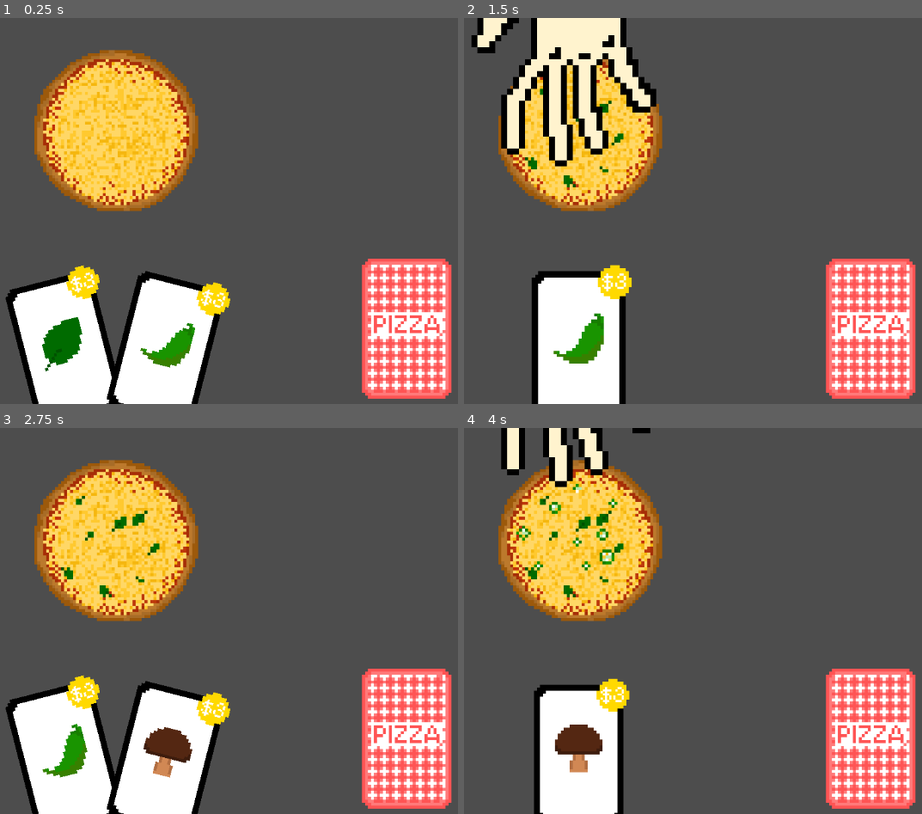
Above: before the commit, frames 1-4 (two rows, left to right).
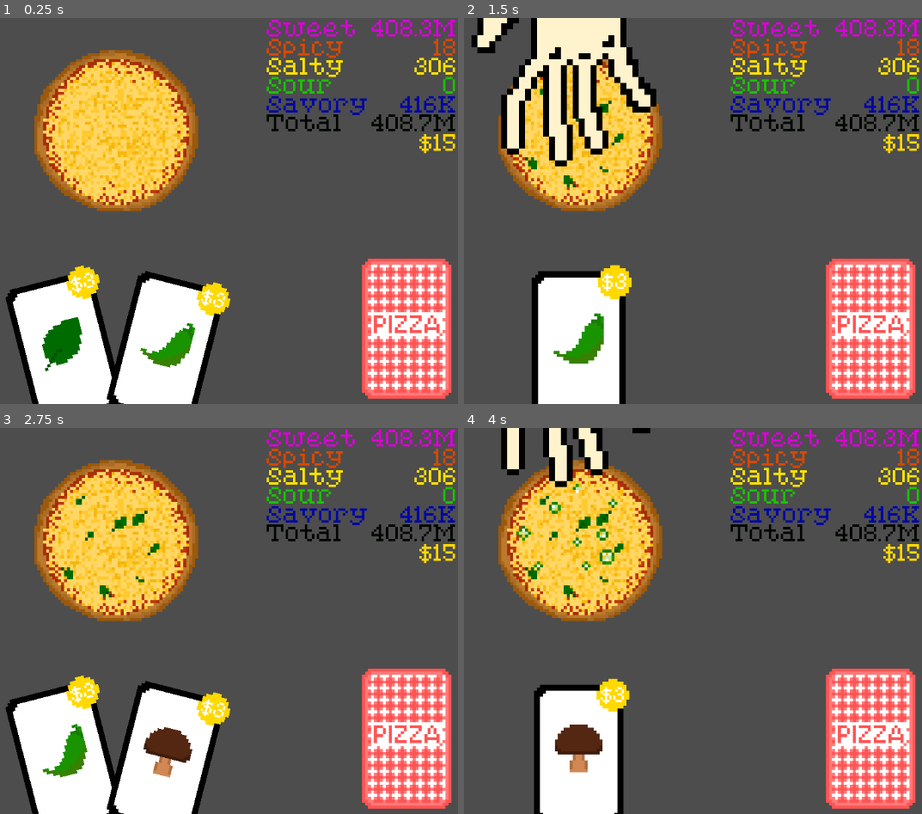
Above: after the commit, the same moments.

Repository: bstrong5923/Pizzatro
Game: Godot game, scene res://Scenes/Game.tscn
Two runs of this game, one before a commit and one after it. Both use one fixed random seed, a clock stepped at 60 frames per second and the inputs below.
Inputs (mouse positions are in pixels of both pictures, inside the frame that each line leads up to):
- Up to frame 1 (0.25 s): no input
- Up to frame 2 (1.5 s): tap Enter at 0.5 s; move the mouse to (528, 346) at 0.52 s; click (528, 346) at 0.67 s; move the mouse to (578, 342) at 1.27 s; click (578, 342) at 1.42 s
- Up to frame 3 (2.75 s): move the mouse to (403, 736) at 2.02 s; click (403, 736) at 2.17 s
- Up to frame 4 (4 s): tap Space at 2.75 s; move the mouse to (546, 698) at 2.77 s; click (546, 698) at 2.92 s; move the mouse to (784, 678) at 3.52 s; click (784, 678) at 3.67 s

The runs differ from the first frame. In frame 1, 3.2% of the frame differs, in the area x 58-100%, y 0-36%; in frame 2, 3.2%; in frame 3, 3.2%; in frame 4, 3.2%.
Error after the commit: Parse Error: Unexpected identifier "print" in class body. (res://Scenes/points.gd:3)

Commit message:
working on points display in top right

Diff:
--- a/Scenes/Game.tscn
+++ b/Scenes/Game.tscn
@@ -1,11 +1,12 @@
-[gd_scene load_steps=8 format=3 uid="uid://b1wv8w4eqxgld"]
+[gd_scene load_steps=9 format=3 uid="uid://b1wv8w4eqxgld"]
 
-[ext_resource type="Script" path="res://Scenes/game.gd" id="1_7lihs"]
+[ext_resource type="Script" uid="uid://00wkttosnbi6" path="res://Scenes/game.gd" id="1_7lihs"]
 [ext_resource type="PackedScene" uid="uid://47vmngv3hwa4" path="res://Scenes/pie.tscn" id="1_gl6un"]
 [ext_resource type="PackedScene" uid="uid://c1haclruh7ag6" path="res://Scenes/minis.tscn" id="3_j5yw3"]
-[ext_resource type="PackedScene" path="res://Scenes/hand_animation.tscn" id="4_kldst"]
-[ext_resource type="PackedScene" path="res://Scenes/deck.tscn" id="5_7lihs"]
+[ext_resource type="PackedScene" uid="uid://cytuknnllyne4" path="res://Scenes/hand_animation.tscn" id="4_kldst"]
+[ext_resource type="PackedScene" uid="uid://cu3awgnfcjhbe" path="res://Scenes/deck.tscn" id="5_7lihs"]
 [ext_resource type="Script" uid="uid://c83sk57qf2yam" path="res://Scenes/card_timer.gd" id="5_b2bpf"]
+[ext_resource type="PackedScene" uid="uid://cq38bliobtet3" path="res://Scenes/money_and_points.tscn" id="7_fgofq"]
 
 [sub_resource type="RectangleShape2D" id="RectangleShape2D_7lihs"]
 size = Vector2(29, 47)
@@ -42,4 +43,8 @@
 position = Vector2(-0.5, -0.5)
 shape = SubResource("RectangleShape2D_7lihs")
 
+[node name="Labels" parent="." instance=ExtResource("7_fgofq")]
+position = Vector2(115.2, -64.799995)
+scale = Vector2(0.2, 0.2)
+
 [connection signal="input_event" from="deck/Area2D" to="deck" method="_on_area_2d_input_event"]
--- /dev/null
+++ b/Scenes/money_and_points.tscn
@@ -0,0 +1,163 @@
+[gd_scene load_steps=3 format=3 uid="uid://cq38bliobtet3"]
+
+[ext_resource type="FontFile" uid="uid://drry22lxnkvtr" path="res://Assets/fonts/pixelated_elegance.ttf" id="1_534sb"]
+[ext_resource type="Script" uid="uid://bt1xfxd2qw5ok" path="res://Scenes/points.gd" id="2_27lq0"]
+
+[node name="Labels" type="Node2D"]
+
+[node name="Money" type="Label" parent="."]
+offset_left = -112.0
+offset_top = 196.0
+offset_bottom = 229.0
+theme_override_colors/font_color = Color(1, 0.8509804, 0, 1)
+theme_override_fonts/font = ExtResource("1_534sb")
+theme_override_font_sizes/font_size = 36
+text = "$15"
+horizontal_alignment = 2
+
+[node name="Points" type="Node2D" parent="."]
+script = ExtResource("2_27lq0")
+
+[node name="Sweet" type="Node2D" parent="Points"]
+position = Vector2(0, -32)
+
+[node name="Label" type="Label" parent="Points/Sweet"]
+offset_left = -320.0
+offset_top = 36.0
+offset_right = -168.0
+offset_bottom = 69.0
+theme_override_colors/font_color = Color(0.8509804, 0, 0.8509804, 1)
+theme_override_fonts/font = ExtResource("1_534sb")
+theme_override_font_sizes/font_size = 36
+text = "Sweet"
+metadata/_edit_use_anchors_ = true
+
+[node name="Count" type="Label" parent="Points/Sweet"]
+offset_left = -144.0
+offset_top = 36.0
+offset_bottom = 69.0
+theme_override_colors/font_color = Color(0.8509804, 0, 0.8509804, 1)
+theme_override_fonts/font = ExtResource("1_534sb")
+theme_override_font_sizes/font_size = 36
+text = "408.3M"
+horizontal_alignment = 2
+
+[node name="Spicy" type="Node2D" parent="Points"]
+position = Vector2(0, -32)
+
+[node name="Label" type="Label" parent="Points/Spicy"]
+offset_left = -320.0
+offset_top = 68.0
+offset_right = -168.0
+offset_bottom = 101.0
+theme_override_colors/font_color = Color(0.8509804, 0.28235295, 0, 1)
+theme_override_fonts/font = ExtResource("1_534sb")
+theme_override_font_sizes/font_size = 36
+text = "Spicy"
+metadata/_edit_use_anchors_ = true
+
+[node name="Count" type="Label" parent="Points/Spicy"]
+offset_left = -144.0
+offset_top = 68.0
+offset_bottom = 101.0
+theme_override_colors/font_color = Color(0.8509804, 0.28235295, 0, 1)
+theme_override_fonts/font = ExtResource("1_534sb")
+theme_override_font_sizes/font_size = 36
+text = "18"
+horizontal_alignment = 2
+
+[node name="Salty" type="Node2D" parent="Points"]
+position = Vector2(0, -32)
+
+[node name="Label" type="Label" parent="Points/Salty"]
+offset_left = -320.0
+offset_top = 100.0
+offset_right = -168.0
+offset_bottom = 133.0
+theme_override_colors/font_color = Color(0.98039216, 0.88235295, 0, 1)
+theme_override_fonts/font = ExtResource("1_534sb")
+theme_override_font_sizes/font_size = 36
+text = "Salty"
+metadata/_edit_use_anchors_ = true
+
+[node name="Count" type="Label" parent="Points/Salty"]
+offset_left = -144.0
+offset_top = 100.0
+offset_bottom = 133.0
+theme_override_colors/font_color = Color(0.98039216, 0.88235295, 0, 1)
+theme_override_fonts/font = ExtResource("1_534sb")
+theme_override_font_sizes/font_size = 36
+text = "306"
+horizontal_alignment = 2
+
+[node name="Sour" type="Node2D" parent="Points"]
+position = Vector2(0, -32)
+
+[node name="Label" type="Label" parent="Points/Sour"]
+offset_left = -320.0
+offset_top = 132.0
+offset_right = -168.0
+offset_bottom = 165.0
+theme_override_colors/font_color = Color(0.101960786, 0.7607843, 0, 1)
+theme_override_fonts/font = ExtResource("1_534sb")
+theme_override_font_sizes/font_size = 36
+text = "Sour"
+metadata/_edit_use_anchors_ = true
+
+[node name="Count" type="Label" parent="Points/Sour"]
+offset_left = -144.0
+offset_top = 132.0
+offset_bottom = 165.0
+theme_override_colors/font_color = Color(0.101960786, 0.7607843, 0, 1)
+theme_override_fonts/font = ExtResource("1_534sb")
+theme_override_font_sizes/font_size = 36
+text = "0"
+horizontal_alignment = 2
+
+[node name="Savory" type="Node2D" parent="Points"]
+position = Vector2(0, -32)
+
+[node name="Label" type="Label" parent="Points/Savory"]
+offset_left = -320.0
+offset_top = 164.0
+offset_right = -148.0
+offset_bottom = 197.0
+theme_override_colors/font_color = Color(0, 0.023529412, 0.6509804, 1)
+theme_override_fonts/font = ExtResource("1_534sb")
+theme_override_font_sizes/font_size = 36
+text = "Savory"
+metadata/_edit_use_anchors_ = true
+
+[node name="Count" type="Label" parent="Points/Savory"]
+offset_left = -144.0
+offset_top = 164.0
+offset_bottom = 197.0
+theme_override_colors/font_color = Color(0, 0.023529412, 0.6509804, 1)
+theme_override_fonts/font = ExtResource("1_534sb")
+theme_override_font_sizes/font_size = 36
+text = "416K"
+horizontal_alignment = 2
+
+[node name="Total" type="Node2D" parent="Points"]
+position = Vector2(0, -32)
+
+[node name="Label" type="Label" parent="Points/Total"]
+offset_left = -320.0
+offset_top = 195.0
+offset_right = -148.0
+offset_bottom = 228.0
+theme_override_colors/font_color = Color(0, 0.023529412, 0, 1)
+theme_override_fonts/font = ExtResource("1_534sb")
+theme_override_font_sizes/font_size = 36
+text = "Total"
+metadata/_edit_use_anchors_ = true
+
+[node name="Count" type="Label" parent="Points/Total"]
+offset_left = -144.0
+offset_top = 195.0
+offset_bottom = 228.0
+theme_override_colors/font_color = Color(0, 0.023529412, 0, 1)
+theme_override_fonts/font = ExtResource("1_534sb")
+theme_override_font_sizes/font_size = 36
+text = "408.7M"
+horizontal_alignment = 2
--- /dev/null
+++ b/Scenes/points.gd
@@ -0,0 +1,3 @@
+extends Node2D
+
+print($Sweet)
Not shown, added: Scenes/points.gd.uid
